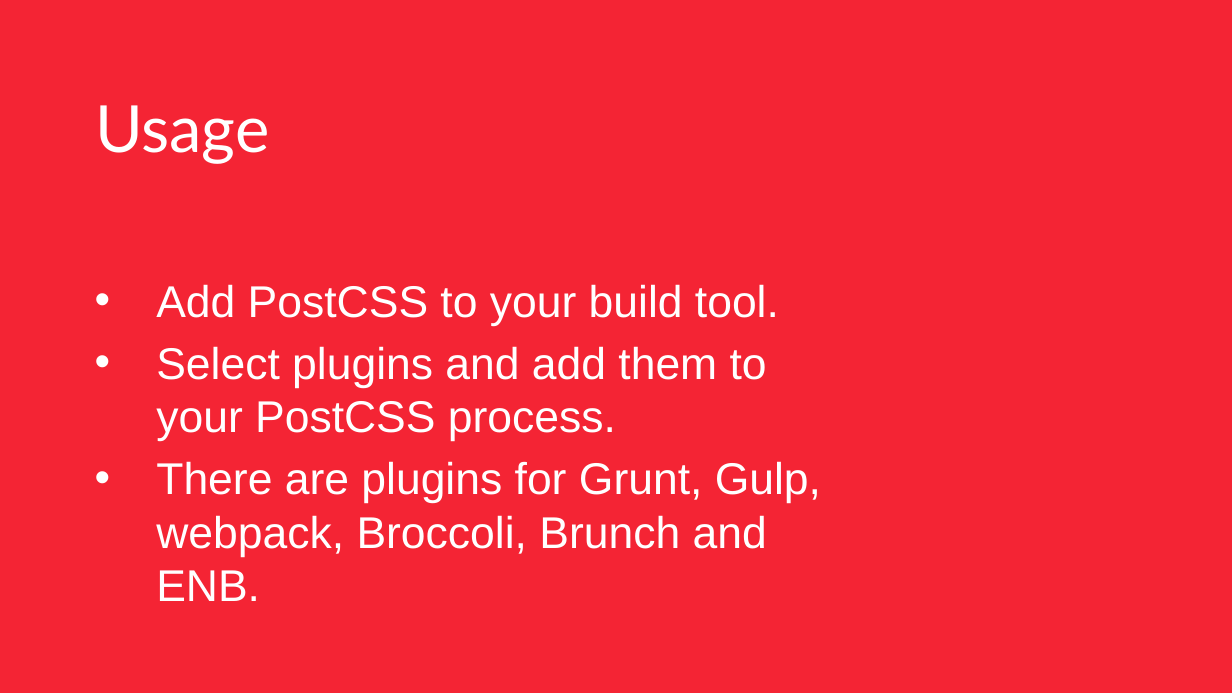
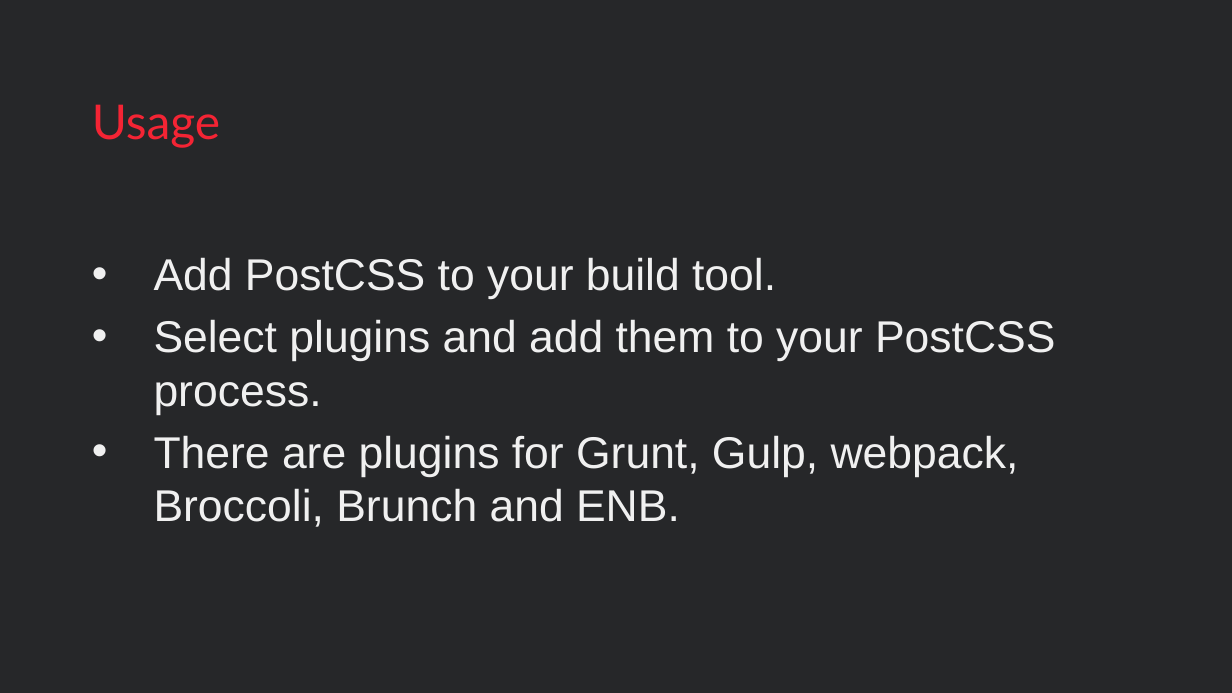
Before and after one commit to mihaeltomic/postcss-presentation, a slide deck: slide 5 of PostCSS.pptx (slide 4 before the commit). Drawn at 1232x693 pixels with LibreOffice and Linux fonts; fonts in the diff are those of the drawing; background and template pictures are left out. Boxes give left, top, right and bottom in pixels: in the first picture for what was removed or moved away, otherwise in the second. Text is boxed around its words. In the diff, an @@ line names an element or a change of style, - is before the commit and + after.

```diff
--- a/PostCSS.pptx
+++ b/PostCSS.pptx
@@ rectangle at bbox=[0, 0, 1232, 692]: fill #F42434 to #262729 @@
@@ title "Usage" at bbox=[92, 104, 220, 148]: size 38 to 28 pt, text colour #FFFFFF to #F42434 @@
@@ text "Add PostCSS to your build ...": place and size @@
-text "Add PostCSS to your build ..." at bbox=[156, 284, 821, 601]
+text "Add PostCSS to your build ..." at bbox=[154, 257, 1055, 527]
@@ text "Add PostCSS to your build ..." at bbox=[154, 257, 1055, 527]: text colour #FFFFFF to #F0F0F0 @@
```
Also in this commit, not shown: 4 other slides changed.
